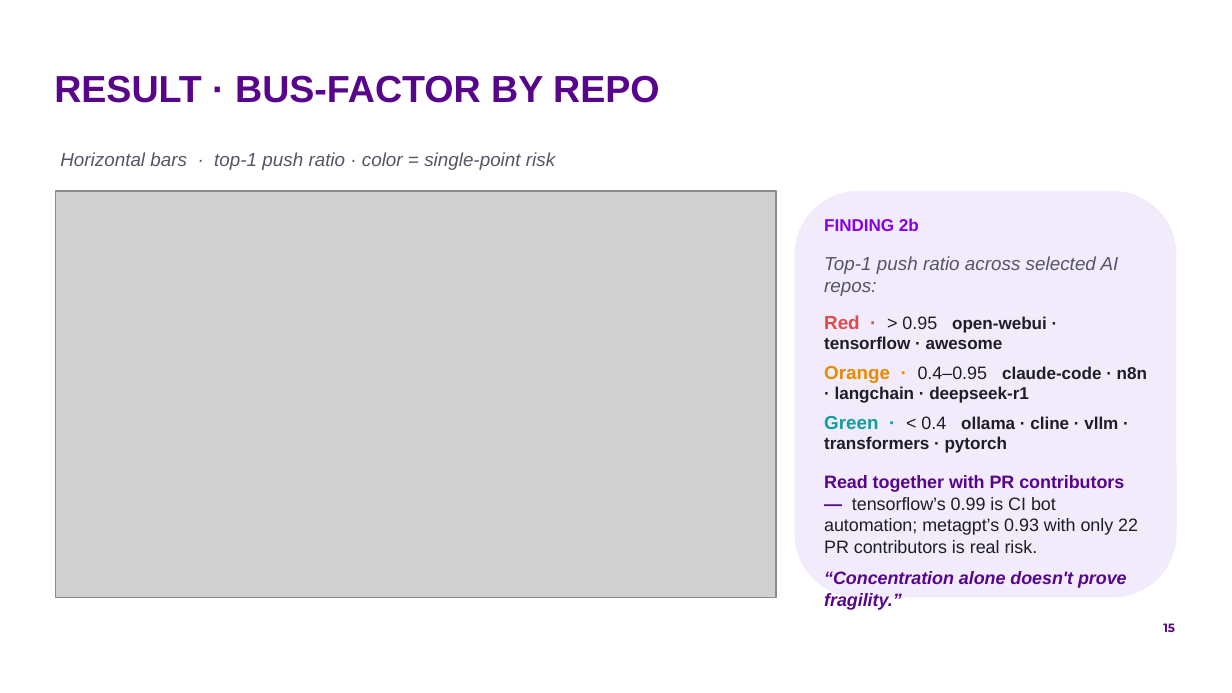
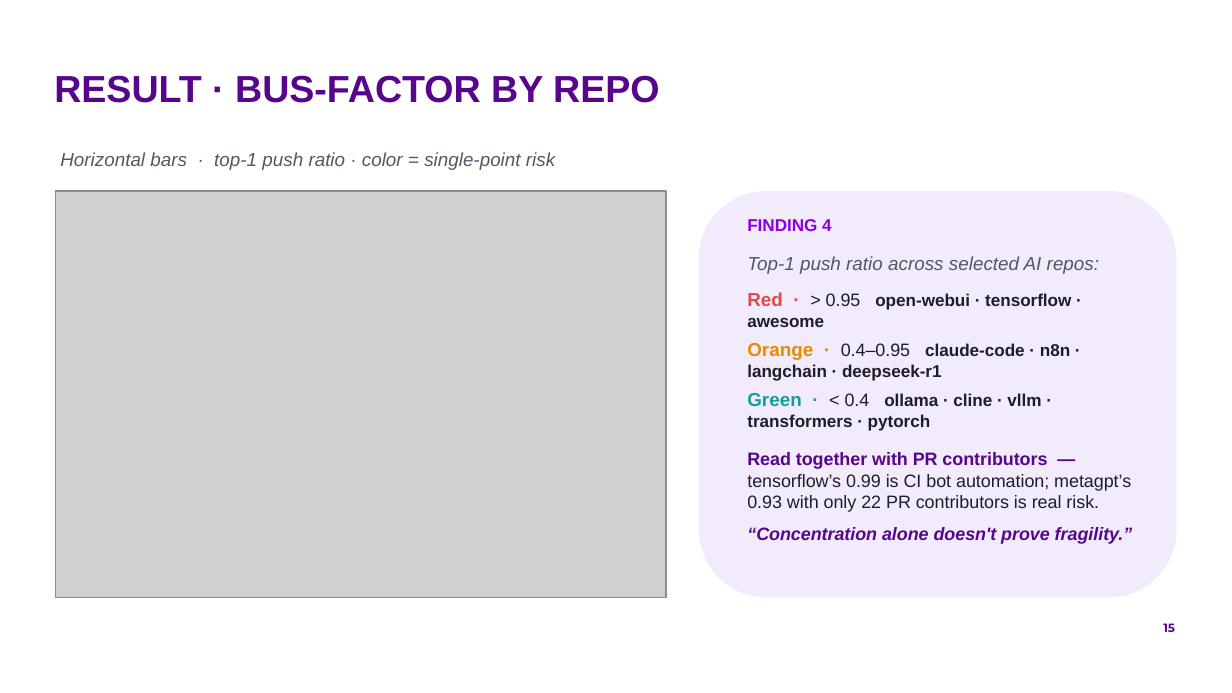
Before and after one commit to by2566-hash/OSS_Pulse, a slide deck: slide 15 of report/presentation/group9_oss_pulse.pptx. Drawn at 1232x693 pixels with LibreOffice and Linux fonts; fonts in the diff are those of the drawing; grey boxes stand for pictures; background and template pictures are left out. Boxes give left, top, right and bottom in pixels: in the first picture for what was removed or moved away, otherwise in the second. Text is boxed around its words. In the diff, an @@ line names an element or a change of style, - is before the commit and + after.

```diff
--- a/report/presentation/group9_oss_pulse.pptx
+++ b/report/presentation/group9_oss_pulse.pptx
@@ picture: place and size @@
-picture at [55,191,776,598]
+picture at [55,191,667,598]
@@ rounded rectangle: place and size @@
-rounded rectangle at [795,191,1177,598]
+rounded rectangle at [699,191,1177,598]
@@ text at [747,219,832,231]: text changed @@
-FINDING 2b
+FINDING 4
@@ text "Top-1 push ratio across selected ..." rewrapped from [824,256,1147,588] to [747,256,1133,544] @@
```
Also in this commit, not shown: 13 other slides changed, 2 slides added, 1 slide removed, 3 other files.
